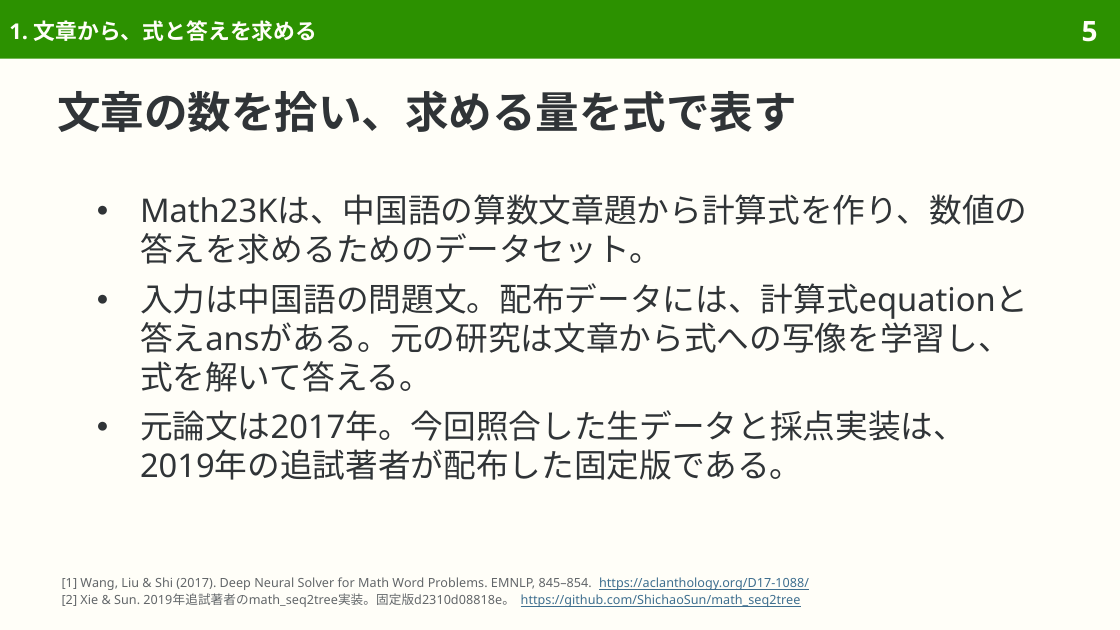
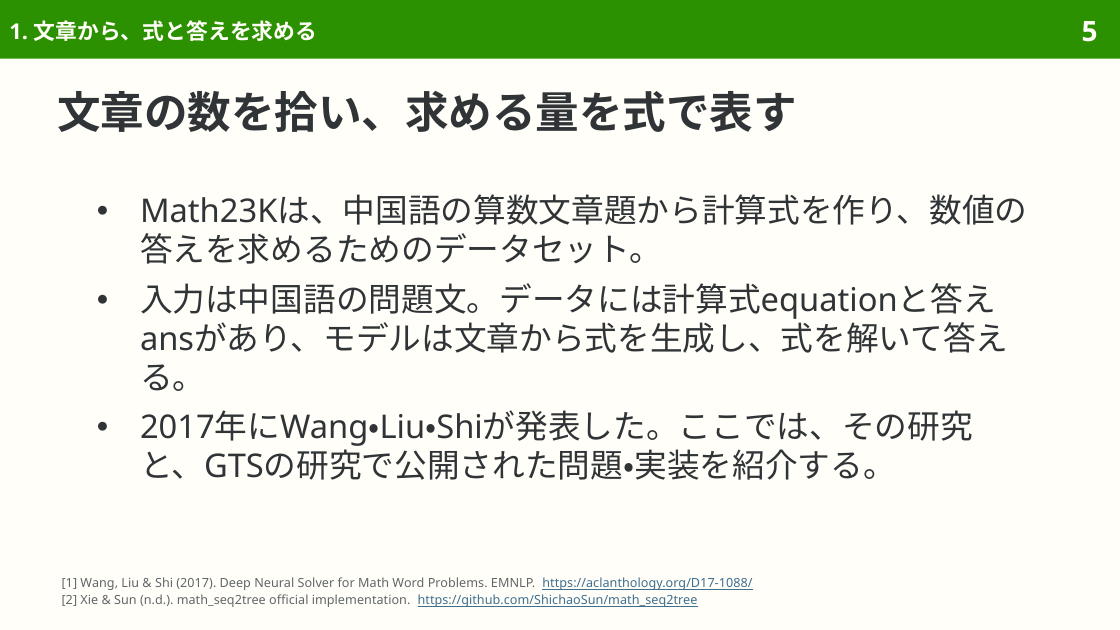
Before and after one commit to sasakiy84/datasets-in-10-minutes, a slide deck: slide 5 of slides/datasets-in-10-minutes-math23k.pptx. Drawn at 1120x630 pixels with LibreOffice and Linux fonts; fonts in the diff are those of the drawing. Boxes give left, top, right and bottom in pixels: in the first picture for what was removed or moved away, otherwise in the second. Text is boxed around its words. In the diff, an @@ line names an element or a change of style, - is before the commit and + after.

Commit message:
Rebuild Math23K around its original data, arithmetic examples and solver research

```diff
--- a/slides/datasets-in-10-minutes-math23k.pptx
+++ b/slides/datasets-in-10-minutes-math23k.pptx
@@ text at [140,283,1009,480]: text changed @@
-● 入力は中国語の問題文。配布データには、計算式equationと答えansがある。元の研究は文章から式への写像を学習し、式を解いて答える。
-● 元論文は2017年。今回照合した生データと採点実装は、2019年の追試著者が配布した固定版である。
+● 入力は中国語の問題文。データには計算式equationと答えansがあり、モデルは文章から式を生成し、式を解いて答える。
+● 2017年にWang・Liu・Shiが発表した。ここでは、その研究と、GTSの研究で公開された問題・実装を紹介する。
@@ text at [62,577,752,607]: text changed @@
-[1] Wang, Liu & Shi (2017). Deep Neural Solver for Math Word Problems. EMNLP, 845–854. https://aclanthology.org/D17-1088/
-[2] Xie & Sun. 2019年追試著者のmath_seq2tree実装。固定版d2310d08818e。 https://github.com/ShichaoSun/math_seq2tree
+[1] Wang, Liu & Shi (2017). Deep Neural Solver for Math Word Problems. EMNLP. https://aclanthology.org/D17-1088/
+[2] Xie & Sun (n.d.). math_seq2tree official implementation. https://github.com/ShichaoSun/math_seq2tree
```
Also in this commit, not shown: 39 other slides changed, 1 slide added, 15 slides removed, 42 other files.
